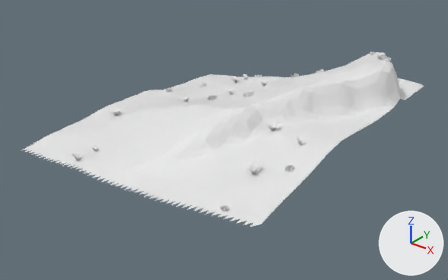
A saved change to the glTF model eloria-assets/maps/continent-v2/coilmere/client/chunks/12_09/world.glb.
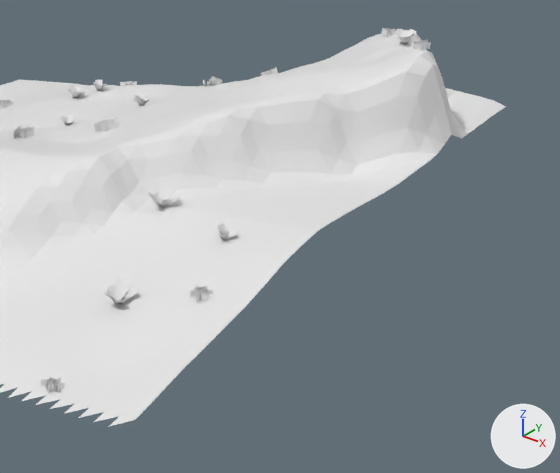
The first picture shows the older version from a 50 mm lens placed at (306.4, -89.4, 94.7), pointed at (190.3, 55.7, 4.8). The close-ups show the older and then the newer version on the part from 45% to 100% of the width and 14% to 88% of the height of that picture. Only the edits that show in the close-ups are written down. The lights are fixed; the arrows at lower right show +X, +Y and +Z. Materials are left out; every surface is plain grey. Where no turn or scale is listed for an object, it has been applied to the vertices. Vertices at exactly the same position are counted once.

The first close-up shows 'AuthoredGround_coilmereBase_coilmere_12_09' and 19 more.
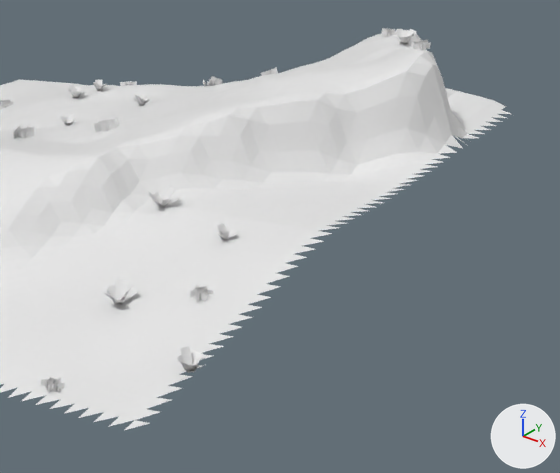
Boxes (x1, y1, x2, y2) around the edits, measured in the close-ups (560 x 473 px):
'AuthoredGround_coilmereBase_coilmere_12_09', reshaped: before (0, 33, 506, 427); after (0, 33, 511, 430)
'Under_063_026.007', added: after (177, 347, 206, 373)
part 1 of me_authoredground_coilmerebase_coilmere_12_09, added: after (125, 110, 511, 430)

What the commit changed:
me_authoredground_coilmerebase_coilmere_12_09 is used by ob_authoredground_coilmerebase_coilmere_12_09; location (-2930.0, 8007.0, 0.0).
me_authoredground_coilmerebase_coilmere_12_09 had 2448 vertices, 4608 faces and spanned x 3069.0..3165.0, y -7995.0..-7897.0, z 1.1..30.6.
me_authoredground_coilmerebase_coilmere_12_09 now has 2496 vertices, 4608 faces and spans x 3069.0..3167.0, y -7995.0..-7897.0, z 1.1..30.6.
Part 1, on me_authoredground_coilmerebase_coilmere_12_09:
16 vertices are added at x 3165.0..3167.0, y -7995.0..-7899.0, z 11.4..18.8.
11 new vertices lie (2.0, 0.0, 0.2) away from vertices in x 3165.0, y -7965.0..-7927.0, z 17.7..19.4.
8 new vertices lie (2.0, 0.0, 0.3) away from vertices in x 3165.0, y -7977.0..-7929.0, z 14.9..19.2.
8 new vertices lie (2.0, 0.0, 0.5) away from vertices in x 3165.0, y -7993.0..-7933.0, z 11.6..18.0.
6 new vertices lie (2.0, 0.0, 0.4) away from vertices in x 3165.0, y -7979.0..-7931.0, z 14.5..18.1.
48 new faces join them.
Other edits to the shape of me_authoredground_coilmerebase_coilmere_12_09 do not show in these pictures.
Object 'Under_063_026.007' (ob_under_063_026_007) is new; it shows me_frondclump_1.
Its parent is ob_under_063_026_006.
Its location is (0.0, 0.0, 0.0).
Object 'Under_063_026.006' (ob_under_063_026_006) is new.
Its parent is ob_authored_lf_biomes_woodlandfloor_0327_7f0bb3a588d3_coilmere_0098.
Its location is (0.0, 0.0, 0.0).
Object 'Authored_lf_biomes_woodlandfloor_0327_7f0bb3a588d3_coilmere_0098' (ob_authored_lf_biomes_woodlandfloor_0327_7f0bb3a588d3_coilmere_0098) is new.
Its parent is ob_authored_lf_biomes_woodlandfloor_0327_7f0bb3a588d3_coilmere_0098_worldplacement.
Its location is (235.9, 22.91, 12.56).
Its rotation in degrees is (0, 0, -20).
Its scale is (1.12, 1.12, 1.12).
Object 'Authored_lf_biomes_woodlandfloor_0327_7f0bb3a588d3_coilmere_0098_WorldPlacement' (ob_authored_lf_biomes_woodlandfloor_0327_7f0bb3a588d3_coilmere_0098_worldplacement) is new.
Its location is (0.0, 0.0, 0.0).
